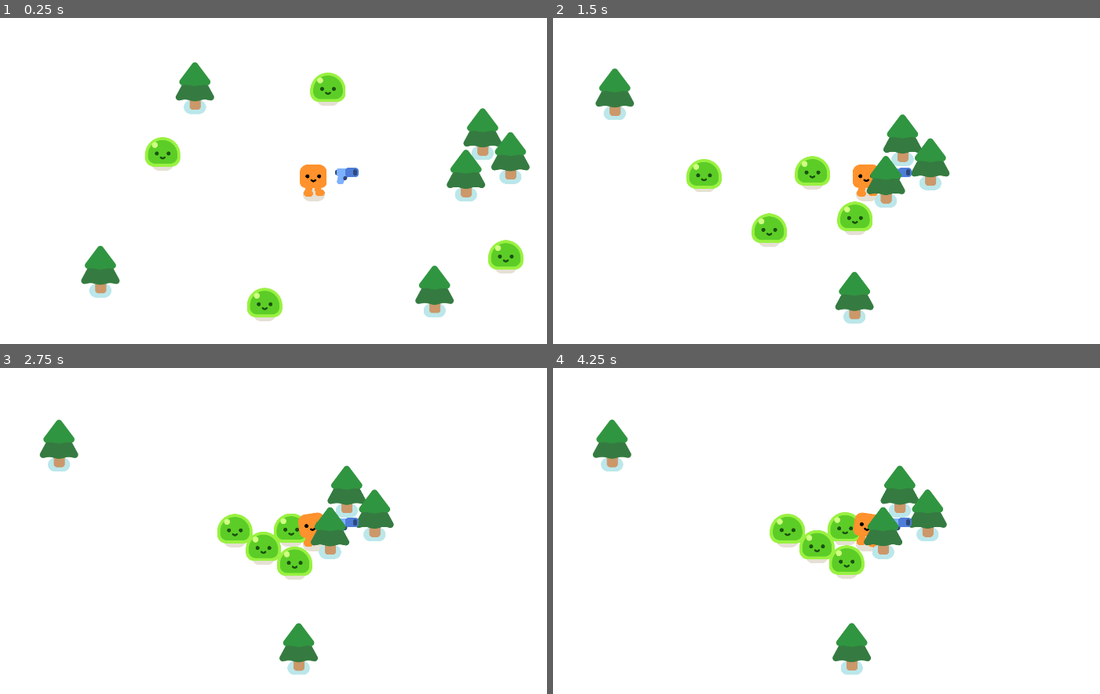
Above: before the commit, frames 1-4 (two rows, left to right).
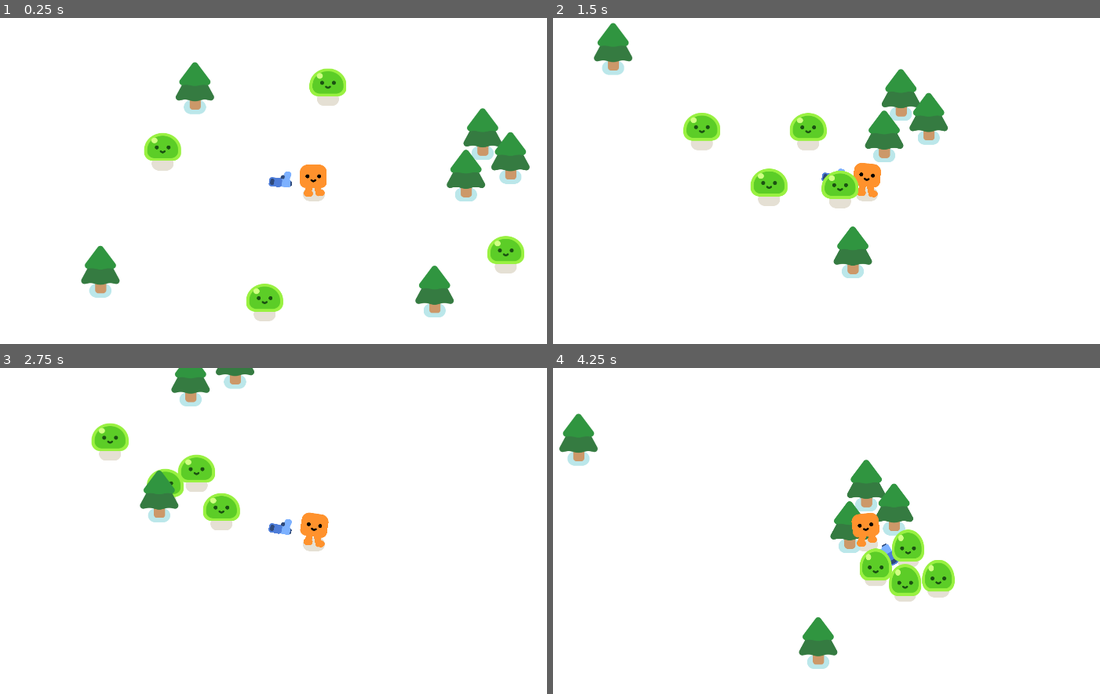
Above: after the commit, the same moments.

Repository: larouxn/godot-vampires
Game: Godot game, scene res://godot_vampires.tscn
Same seed, same stepped clock (60 frames per second), same inputs: the game is played once before the commit and once after it.
Inputs:
- Up to frame 1 (0.25 s): no input
- Up to frame 2 (1.5 s): hold D (move_right) 0.53-1.28 s; hold S (move_down) from 1.28 s (still down)
- Up to frame 3 (2.75 s): release S (move_down) at 2.03 s; hold D (move_right) from 2.03 s (still down)
- Up to frame 4 (4.25 s): release D (move_right) at 2.78 s; hold W (move_up) 2.78-3.53 s; hold A (move_left) from 3.53 s (still down)

The runs differ from the first frame. In frame 1, 1.9% of the frame differs, in the area x 26-96%, y 15-92%; in frame 2, 11%, in the area x 7-73%, y 1-94%; in frame 3, 9.1%; in frame 4, 9.8%.

Commit message:
Fix slime collision and set up walk animation

Diff:
--- a/mob.gd
+++ b/mob.gd
@@ -6,3 +6,6 @@
 	var direction = global_position.direction_to(player.global_position)
 	velocity = direction * 300.0
 	move_and_slide()
+
+	if velocity.length() > 0.0:
+		%Slime.play_walk()
--- a/mob.tscn
+++ b/mob.tscn
@@ -7,9 +7,12 @@
 radius = 51.0098
 
 [node name="Mob" type="CharacterBody2D"]
+collision_layer = 2
+collision_mask = 3
 script = ExtResource("1_8o684")
 
 [node name="Slime" parent="." instance=ExtResource("1_gx453")]
+unique_name_in_owner = true
 
 [node name="CollisionShape2D" type="CollisionShape2D" parent="."]
 position = Vector2(0, -30)
